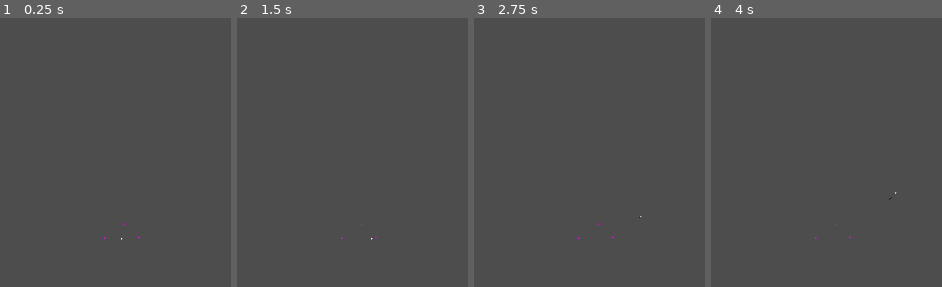
Above: before the commit, frames 1-4 (left to right).
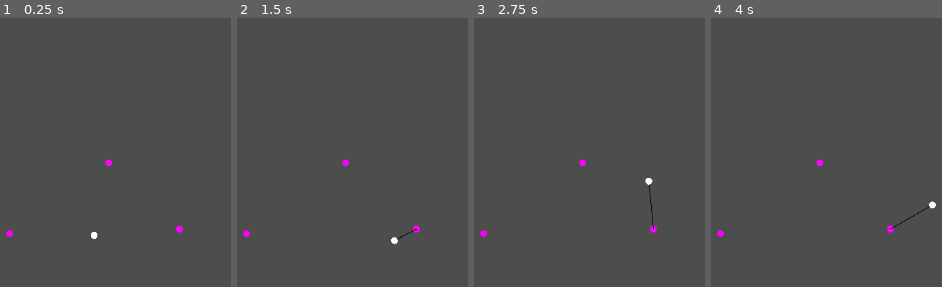
Above: after the commit, the same moments.

Repository: EggnogPlus/Ballistic
Game: Godot game, scene res://Scenes/level.tscn
Two runs of this game, one before a commit and one after it. Both use one fixed random seed, a clock stepped at 60 frames per second and the inputs below.
Inputs:
- Up to frame 1 (0.25 s): no input
- Up to frame 2 (1.5 s): tap Enter at 0.5 s; hold Right (ui_right) 0.53-1.28 s; tap Tab (grapple) at 0.6, 1.35 s; tap Space (release_grapple) at 1.25 s; hold Down (ui_down) from 1.28 s (still down)
- Up to frame 3 (2.75 s): release Down (ui_down) at 2.03 s; hold Right (ui_right) from 2.03 s (still down); tap Space (release_grapple) at 2.1 s; tap Tab (grapple) at 2.3 s
- Up to frame 4 (4 s): tap Enter at 2.75 s; release Right (ui_right) at 2.78 s; hold Up (ui_up) 2.78-3.53 s; tap Tab (grapple) at 2.85, 3.6 s; hold Left (ui_left) from 3.53 s (still down)

The runs differ from the first frame. In frame 1, 0.3% of the frame differs, in the area x 2-80%, y 52-83%; in frame 2, 0.3%; in frame 3, 0.3%; in frame 4, 0.4%, in the area x 2-98%, y 52-83%.

Commit message:
GRAPPLING WORKS
bug fixed where need to user global_position instead of position which was causing most if not all issues

Diff:
--- a/Scenes/level.tscn
+++ b/Scenes/level.tscn
@@ -23,4 +23,4 @@
 
 [node name="Camera2D" type="Camera2D" parent="."]
 position = Vector2(574, 320)
-zoom = Vector2(0.1, 0.1)
+zoom = Vector2(0.5, 0.5)
--- a/scripts/ballMovement.gd
+++ b/scripts/ballMovement.gd
@@ -89,7 +89,7 @@
 		is_grappling = true
 
 		# Store initial distance for max grapple length
-		grapple_max_distance = self.position.distance_to(grapple_point)
+		grapple_max_distance = self.global_position.distance_to(grapple_point)
 
 		# Notify GrappleDrawer that we are grappling
 		grapple_drawer.is_grappling = true
@@ -101,33 +101,33 @@
 
 
 func swing(delta):
-	var direction_to_grapple = (self.grapple_point - self.position).normalized()
-	var current_distance = self.position.distance_to(self.grapple_point)
-	print("Current D: ", current_distance)
-	print("Current Dir to grapple: ", direction_to_grapple)
-	print("---")
+	var direction_to_grapple = (self.grapple_point - self.global_position).normalized()
+	var current_distance = self.global_position.distance_to(self.grapple_point)
 
-	# Maintain initial grapple distance (MAX range)
+	# Maintain the correct grapple distance (don't push ball to initial position)
 	if current_distance > self.grapple_max_distance:
-		print("PAST MAX RANGE")
-		var correction_vector = (self.position - self.grapple_point).normalized() * (current_distance - self.grapple_max_distance)
-		self.position -= correction_vector  # Directly adjust position to enforce constraint
-		self.velocity_vector -= correction_vector / delta  # Adjust velocity to match
+		# Ensure the ball stays within the max range without resetting to the initial position
+		var correction_vector = (self.global_position - self.grapple_point).normalized() * (current_distance - self.grapple_max_distance)
+		self.global_position -= correction_vector  # Adjust ball position to stay within max range
+		self.velocity_vector -= correction_vector / delta  # Adjust velocity accordingly
+		print("MAX DISTANCE")
+		print(current_distance, " ", grapple_max_distance)
 
-	# Compute perpendicular (tangential) directions
+	# Calculate perpendicular (tangential) directions for swinging
 	var tangent_dir_1 = Vector2(-direction_to_grapple.y, direction_to_grapple.x)  # Counterclockwise
 	var tangent_dir_2 = Vector2(direction_to_grapple.y, -direction_to_grapple.x)  # Clockwise
 
-	# Pick the tangent that aligns best with current velocity
+	# Choose the tangent direction that aligns with the ball's current velocity
 	var tangent_direction = tangent_dir_1 if self.velocity_vector.dot(tangent_dir_1) > self.velocity_vector.dot(tangent_dir_2) else tangent_dir_2
 
-	# Apply swing force tangentially (to keep circular motion)
+	# Apply swing force based on tangential direction
 	var swing_force = tangent_direction * self.swing_strength * delta
 	self.velocity_vector += swing_force
 
 	# Release grapple when needed
 	if Input.is_action_just_pressed("release_grapple"):
 		release_grapple()
+
 
 
 func release_grapple():
